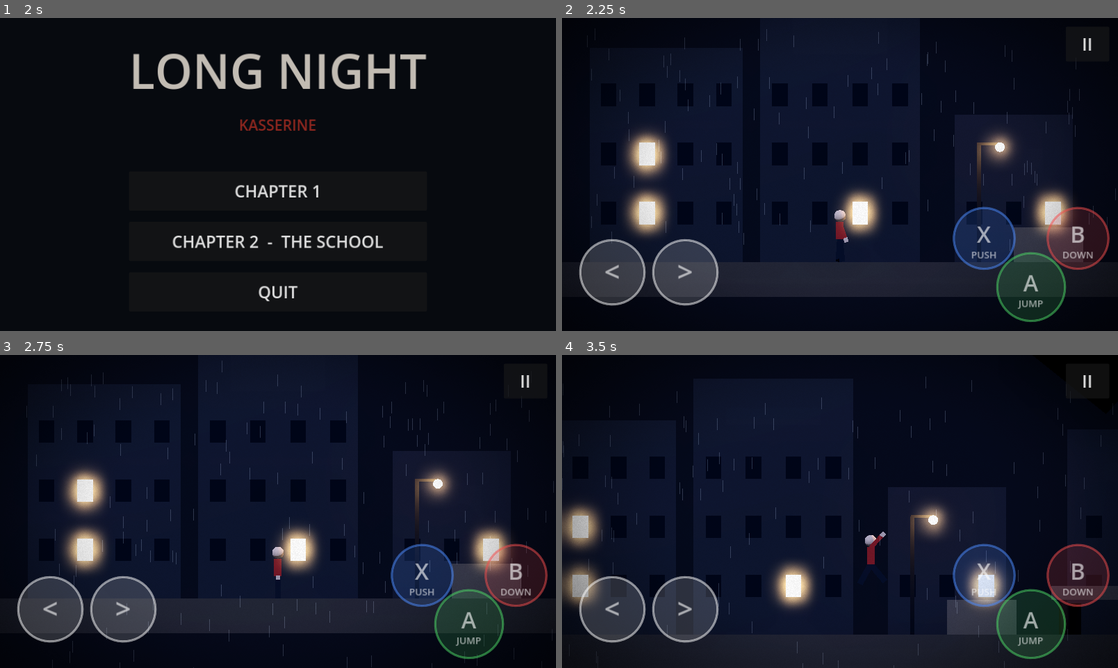
Above: before the commit, frames 1-4 (two rows, left to right).
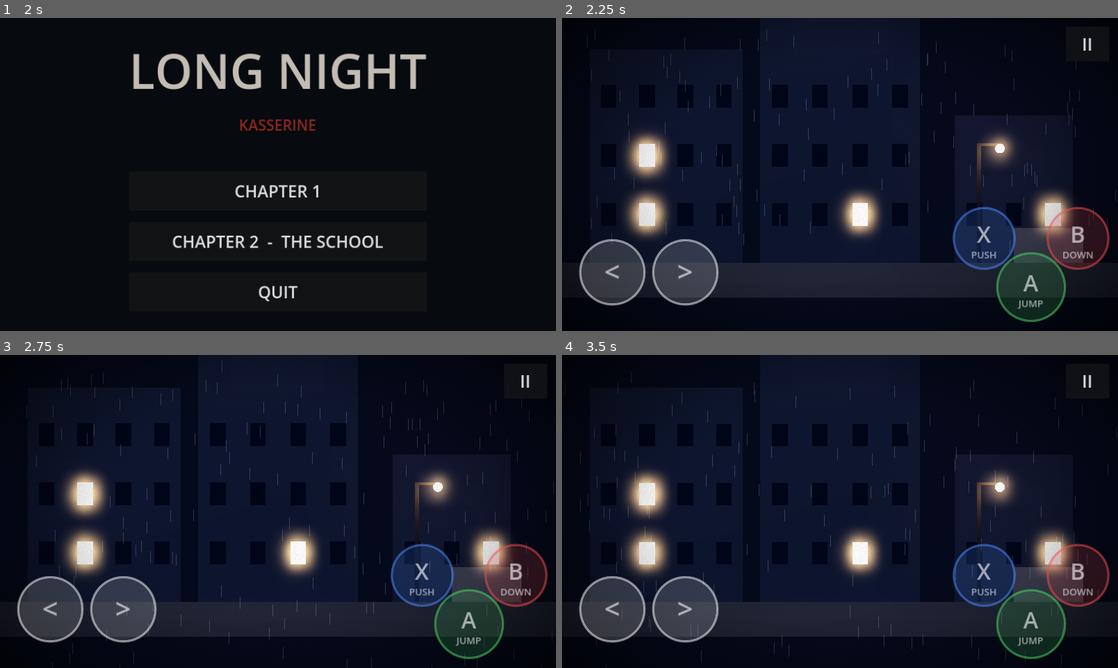
Above: after the commit, the same moments.

Repository: Gass-OS/long-night
Game: Godot game, scene res://intro.tscn
The game is run twice, just before and just after one commit, with the same random seed, the same clock (stepped at 60 frames per second) and the same inputs.
Inputs (mouse positions are in pixels of both pictures, inside the frame that each line leads up to):
- Up to frame 1 (2 s): click "SKIP INTRO »" at 0.5 s; click "SKIP INTRO »" at 1.25 s
- Up to frame 2 (2.25 s): click "CHAPTER 1" at 2 s
- Up to frame 3 (2.75 s): no input
- Up to frame 4 (3.5 s): move the mouse to (962, 495) at 2.77 s; hold Right from 2.78 s (still down); hold E from 2.78 s (still down); click (962, 495) at 2.92 s; tap Space at 3.02 s

Frame 1 is identical in both runs. In frame 2, 0.7% of the frame differs, in the area x 5-100%, y 9-90%; in frame 3, 2.4%; in frame 4, 13%, in the area x 0-100%, y 5-100%.
Error after the commit: Parse Error: Used space character for indentation instead of tab as used before in the file. (res://player.gd:74)

Commit message:
Add animated GLB player and dog characters

Diff:
--- a/dog.gd
+++ b/dog.gd
@@ -19,6 +19,9 @@
 var phase := 0.0
 var visual: Node3D
 var legs: Array = []
+var model_animation: AnimationPlayer
+var model_instance: Node3D
+var using_procedural := false
 
 
 func _ready() -> void:
@@ -64,22 +67,66 @@
 	return pivot
 
 
+func _find_model_animation(node: Node) -> AnimationPlayer:
+        if node is AnimationPlayer:
+                return node as AnimationPlayer
+        for child in node.get_children():
+                var found := _find_model_animation(child)
+                if found != null:
+                        return found
+        return null
+
+
+func _play_model_animation(wanted: String, speed: float = 1.0) -> void:
+        if model_animation == null:
+                return
+
+        var chosen := ""
+        for candidate in model_animation.get_animation_list():
+                var lower := candidate.to_lower()
+                if lower == wanted.to_lower() or lower.ends_with("/" + wanted.to_lower()):
+                        chosen = candidate
+                        break
+
+        if chosen == "":
+                return
+
+        model_animation.speed_scale = speed
+        if String(model_animation.current_animation) != chosen:
+                model_animation.play(chosen, 0.18)
+
+
 func _build_body() -> void:
-	visual = Node3D.new()
-	add_child(visual)
-	var fur := Color(0.1, 0.1, 0.11)
-	_box(visual, Vector3(0.85, 0.32, 0.3), fur, Vector3(0, 0.5, 0))
-	_box(visual, Vector3(0.28, 0.26, 0.26), fur, Vector3(0.55, 0.62, 0))
-	_box(visual, Vector3(0.2, 0.12, 0.16), fur, Vector3(0.74, 0.57, 0))
-	_box(visual, Vector3(0.07, 0.14, 0.06), fur, Vector3(0.5, 0.82, 0.09))
-	_box(visual, Vector3(0.07, 0.14, 0.06), fur, Vector3(0.5, 0.82, -0.09))
-	var tail := _box(visual, Vector3(0.3, 0.07, 0.07), fur, Vector3(-0.55, 0.62, 0))
-	tail.rotation.z = 0.5
-	# Glowing eyes
-	_box(visual, Vector3(0.05, 0.05, 0.05), Color(1.0, 0.1, 0.05), Vector3(0.69, 0.68, 0.09), true)
-	_box(visual, Vector3(0.05, 0.05, 0.05), Color(1.0, 0.1, 0.05), Vector3(0.69, 0.68, -0.09), true)
-	legs = [_leg(0.3, 0.1, fur), _leg(0.3, -0.1, fur), _leg(-0.3, 0.1, fur), _leg(-0.3, -0.1, fur)]
-
+        visual = Node3D.new()
+        add_child(visual)
+
+        var packed := load("res://assets/models/Dog.glb") as PackedScene
+        if packed != null:
+                model_instance = packed.instantiate() as Node3D
+                if model_instance != null:
+                        visual.add_child(model_instance)
+                        model_animation = _find_model_animation(model_instance)
+                        if model_animation != null:
+                                _play_model_animation("idle")
+                                return
+                        model_instance.queue_free()
+                        model_instance = null
+
+        # Safe original procedural fallback.
+        using_procedural = true
+        push_warning("Dog.glb unavailable or has no AnimationPlayer; using procedural dog")
+
+        var fur := Color(0.1, 0.1, 0.11)
+        _box(visual, Vector3(0.85, 0.32, 0.3), fur, Vector3(0, 0.5, 0))
+        _box(visual, Vector3(0.28, 0.26, 0.26), fur, Vector3(0.55, 0.62, 0))
+        _box(visual, Vector3(0.2, 0.12, 0.16), fur, Vector3(0.74, 0.57, 0))
+        _box(visual, Vector3(0.07, 0.14, 0.06), fur, Vector3(0.5, 0.82, 0.09))
+        _box(visual, Vector3(0.07, 0.14, 0.06), fur, Vector3(0.5, 0.82, -0.09))
+        var tail := _box(visual, Vector3(0.3, 0.07, 0.07), fur, Vector3(-0.55, 0.62, 0))
+        tail.rotation.z = 0.5
+        _box(visual, Vector3(0.05, 0.05, 0.05), Color(1.0, 0.1, 0.05), Vector3(0.69, 0.68, 0.09), true)
+        _box(visual, Vector3(0.05, 0.05, 0.05), Color(1.0, 0.1, 0.05), Vector3(0.69, 0.68, -0.09), true)
+        legs = [_leg(0.3, 0.1, fur), _leg(0.3, -0.1, fur), _leg(-0.3, 0.1, fur), _leg(-0.3, -0.1, fur)]
 
 func reset_state() -> void:
 	position = Vector3(start_x, 0.05, 0.0)
@@ -152,19 +199,29 @@
 
 
 func _animate(delta: float) -> void:
-	var target_yaw := 0.0 if facing > 0.0 else PI
-	visual.rotation.y = lerp_angle(visual.rotation.y, target_yaw, clampf(delta * 10.0, 0.0, 1.0))
-
-	var a := 0.0
-	var b := 0.0
-	if absf(velocity.x) > 0.1:
-		phase += delta * (16.0 if chasing else 8.0)
-		var amp := 0.9 if chasing else 0.45
-		var s := sin(phase)
-		a = s * amp
-		b = -s * amp
-	var t := clampf(delta * 18.0, 0.0, 1.0)
-	legs[0].rotation.z = lerpf(legs[0].rotation.z, a, t)
-	legs[3].rotation.z = lerpf(legs[3].rotation.z, a, t)
-	legs[1].rotation.z = lerpf(legs[1].rotation.z, b, t)
-	legs[2].rotation.z = lerpf(legs[2].rotation.z, b, t)
+        if using_procedural:
+                visual.rotation.y = 0.0 if facing > 0.0 else PI
+                phase += delta * (12.0 if chasing else 7.0)
+                var swing := sin(phase) * 0.55 if absf(velocity.x) > 0.1 else 0.0
+                for i in range(legs.size()):
+                        legs[i].rotation.x = swing if i % 2 == 0 else -swing
+                return
+
+        var target_yaw := deg_to_rad(-90.0) if facing > 0.0 else deg_to_rad(90.0)
+        visual.rotation.y = lerp_angle(
+                visual.rotation.y, target_yaw,
+                clampf(delta * 10.0, 0.0, 1.0)
+        )
+
+        var dx := 999.0
+        var dy := 999.0
+        if target != null:
+                dx = absf(target.global_position.x - global_position.x)
+                dy = absf(target.global_position.y - global_position.y)
+
+        if dx < 1.15 and dy < 0.9:
+                _play_model_animation("attack")
+        elif absf(velocity.x) > 0.1:
+                _play_model_animation("walk", 1.5 if chasing else 1.0)
+        else:
+                _play_model_animation("idle")
--- a/player.gd
+++ b/player.gd
@@ -30,6 +30,9 @@
 var crouching := false
 var facing := 1.0
 var grabbed: RigidBody3D = null
+var model_animation: AnimationPlayer
+var model_instance: Node3D
+var using_procedural := false
 
 
 func _ready() -> void:
@@ -68,30 +71,74 @@
 	return pivot
 
 
+func _find_model_animation(node: Node) -> AnimationPlayer:
+        if node is AnimationPlayer:
+                return node as AnimationPlayer
+        for child in node.get_children():
+                var found := _find_model_animation(child)
+                if found != null:
+                        return found
+        return null
+
+
+func _play_model_animation(wanted: String, speed: float = 1.0) -> void:
+        if model_animation == null:
+                return
+
+        var chosen := ""
+        for candidate in model_animation.get_animation_list():
+                var lower := candidate.to_lower()
+                if lower == wanted.to_lower() or lower.ends_with("/" + wanted.to_lower()):
+                        chosen = candidate
+                        break
+
+        if chosen == "":
+                return
+
+        model_animation.speed_scale = speed
+        if String(model_animation.current_animation) != chosen:
+                model_animation.play(chosen, 0.18)
+
+
 func _build_body() -> void:
-	visual = Node3D.new()
-	visual.rotation.y = deg_to_rad(90.0)
-	add_child(visual)
-
-	_box(visual, Vector3(0.4, 0.5, 0.22), SHIRT, Vector3(0, 0.9, 0))
-
-	var head := MeshInstance3D.new()
-	var sm := SphereMesh.new()
-	sm.radius = 0.17
-	sm.height = 0.34
-	head.mesh = sm
-	head.material_override = _mat(SKIN)
-	head.position = Vector3(0, 1.32, 0)
-	visual.add_child(head)
-
-	arm_l = _limb(Vector3(-0.27, 1.12, 0), Vector3(0.12, 0.5, 0.12), SHIRT)
-	arm_r = _limb(Vector3(0.27, 1.12, 0), Vector3(0.12, 0.5, 0.12), SHIRT)
-	_box(arm_l, Vector3(0.13, 0.13, 0.13), SKIN, Vector3(0, -0.52, 0))
-	_box(arm_r, Vector3(0.13, 0.13, 0.13), SKIN, Vector3(0, -0.52, 0))
-
-	leg_l = _limb(Vector3(-0.1, 0.65, 0), Vector3(0.17, 0.65, 0.17), PANTS)
-	leg_r = _limb(Vector3(0.1, 0.65, 0), Vector3(0.17, 0.65, 0.17), PANTS)
-
+        visual = Node3D.new()
+        add_child(visual)
+
+        var packed := load("res://assets/models/Student.glb") as PackedScene
+        if packed != null:
+                model_instance = packed.instantiate() as Node3D
+                if model_instance != null:
+                        visual.add_child(model_instance)
+                        model_animation = _find_model_animation(model_instance)
+                        if model_animation != null:
+                                _play_model_animation("Idle")
+                                return
+                        model_instance.queue_free()
+                        model_instance = null
+
+        # Safe original procedural fallback.
+        using_procedural = true
+        visual.rotation.y = deg_to_rad(90.0)
+        push_warning("Student.glb unavailable or has no AnimationPlayer; using procedural player")
+
+        _box(visual, Vector3(0.4, 0.5, 0.22), SHIRT, Vector3(0, 0.9, 0))
+
+        var head := MeshInstance3D.new()
+        var sm := SphereMesh.new()
+        sm.radius = 0.17
+        sm.height = 0.34
+        head.mesh = sm
+        head.material_override = _mat(SKIN)
+        head.position = Vector3(0, 1.32, 0)
+        visual.add_child(head)
+
+        arm_l = _limb(Vector3(-0.27, 1.12, 0), Vector3(0.12, 0.5, 0.12), SHIRT)
+        arm_r = _limb(Vector3(0.27, 1.12, 0), Vector3(0.12, 0.5, 0.12), SHIRT)
+        _box(arm_l, Vector3(0.13, 0.13, 0.13), SKIN, Vector3(0, -0.52, 0))
+        _box(arm_r, Vector3(0.13, 0.13, 0.13), SKIN, Vector3(0, -0.52, 0))
+
+        leg_l = _limb(Vector3(-0.1, 0.65, 0), Vector3(0.17, 0.65, 0.17), PANTS)
+        leg_r = _limb(Vector3(0.1, 0.65, 0), Vector3(0.17, 0.65, 0.17), PANTS)
 
 func _set_crouch(v: bool) -> void:
 	crouching = v
@@ -164,46 +211,40 @@
 
 
 func _animate(delta: float, dir: float) -> void:
-	var target_yaw := deg_to_rad(90.0 * facing)
-	visual.rotation.y = lerp_angle(visual.rotation.y, target_yaw, clampf(delta * 12.0, 0.0, 1.0))
-	var sy := 0.62 if crouching else 1.0
-	visual.scale.y = lerpf(visual.scale.y, sy, clampf(delta * 14.0, 0.0, 1.0))
-
-	var ll := 0.0
-	var lr := 0.0
-	var al := 0.0
-	var ar := 0.0
-	if not is_on_floor():
-		ll = -0.7
-		lr = 0.5
-		al = -2.4
-		ar = -2.4
-	elif grabbed != null:
-		al = -1.5
-		ar = -1.5
-		if dir != 0.0:
-			phase += delta * 6.0
-			var sg := sin(phase)
-			ll = sg * 0.5
-			lr = -sg * 0.5
-	elif dir != 0.0:
-		var rate := 6.0 if crouching else 10.0
-		var amp := 0.5 if crouching else 0.8
-		phase += delta * rate
-		var sw := sin(phase)
-		ll = sw * amp
-		lr = -sw * amp
-		al = -sw * amp * 0.9
-		ar = sw * amp * 0.9
-	else:
-		phase = 0.0
-
-	var t := clampf(delta * 18.0, 0.0, 1.0)
-	leg_l.rotation.x = lerpf(leg_l.rotation.x, ll, t)
-	leg_r.rotation.x = lerpf(leg_r.rotation.x, lr, t)
-	arm_l.rotation.x = lerpf(arm_l.rotation.x, al, t)
-	arm_r.rotation.x = lerpf(arm_r.rotation.x, ar, t)
-
+        if using_procedural:
+                visual.rotation.y = deg_to_rad(90.0 * facing)
+                phase += delta * (9.0 if dir != 0.0 else 2.0)
+                if arm_l != null and arm_r != null and leg_l != null and leg_r != null:
+                        var swing := sin(phase) * 0.65 if dir != 0.0 else 0.0
+                        arm_l.rotation.x = swing
+                        arm_r.rotation.x = -swing
+                        leg_l.rotation.x = -swing
+                        leg_r.rotation.x = swing
+                return
+
+        var target_yaw := deg_to_rad(-90.0 * facing)
+        visual.rotation.y = lerp_angle(
+                visual.rotation.y, target_yaw,
+                clampf(delta * 12.0, 0.0, 1.0)
+        )
+
+        var target_scale_y := 0.76 if crouching else 1.0
+        visual.scale.y = lerpf(
+                visual.scale.y, target_scale_y,
+                clampf(delta * 10.0, 0.0, 1.0)
+        )
+
+        if not is_on_floor():
+                _play_model_animation("Special")
+        elif grabbed != null:
+                _play_model_animation("Walk", 0.55 if dir != 0.0 else 1.0)
+        elif dir != 0.0:
+                if crouching:
+                        _play_model_animation("Walk", 0.55)
+                else:
+                        _play_model_animation("Run")
+        else:
+                _play_model_animation("Idle")
 
 func respawn(pos: Vector3) -> void:
 	position = pos
Binary file added: assets/models/Dog.glb
Binary file added: assets/models/Student.glb
